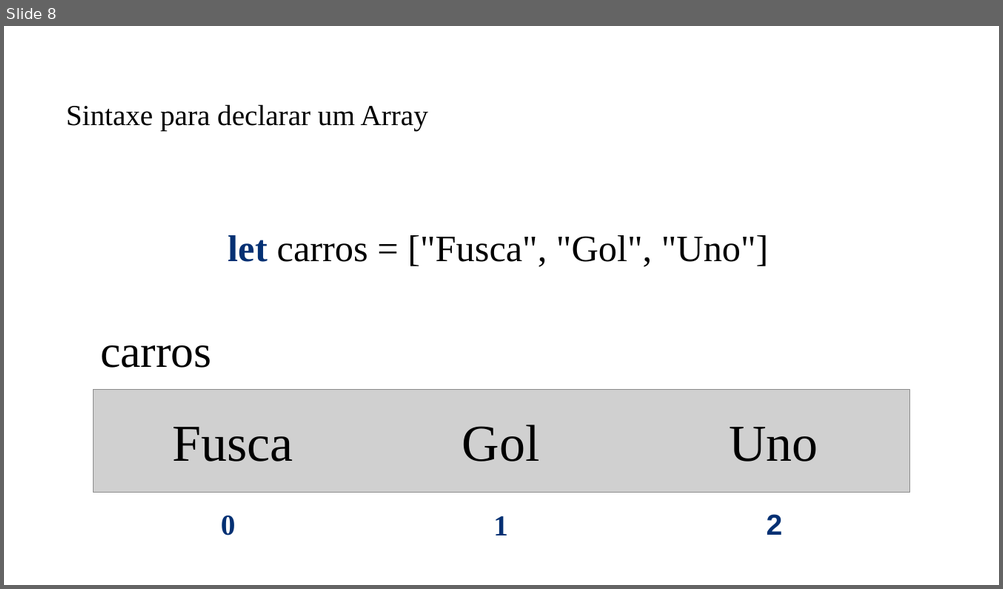
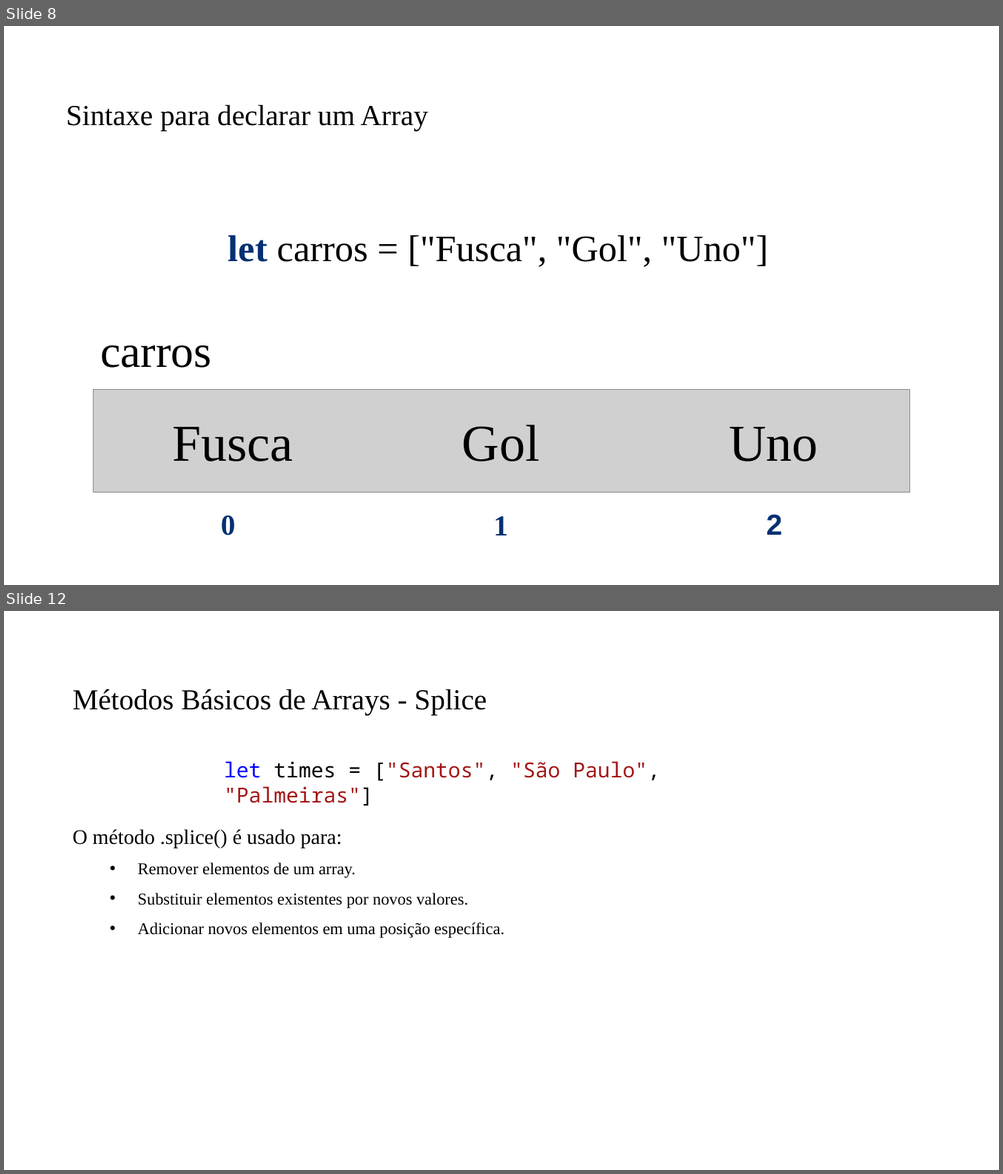
Before and after one commit to PedroMiho/UMC, a slide deck: Lógica e Programação/Módulo 02 - JavaScript/Aula 15 - Arrays e Objetos/Array e Objetos.pptx. Shown one above the other, each under a label of ours: slide 8 before the commit, slides 8 and 12 after it; the slides between them are not shown. The pictures are 1003x589 and 1003x1174 pixels, drawn with LibreOffice and Linux fonts; fonts in the diff are those of the drawing; grey boxes stand for pictures; background and template pictures are left out. Boxes give left, top, right and bottom in pixels: in the first picture for what was removed or moved away, otherwise in the second. Text is boxed around its words. In the diff, an @@ line names an element or a change of style, - is before the commit and + after.

```diff
--- a/Lógica e Programação/Módulo 02 - JavaScript/Aula 15 - Arrays e Objetos/Array e Objetos.pptx
+++ b/Lógica e Programação/Módulo 02 - JavaScript/Aula 15 - Arrays e Objetos/Array e Objetos.pptx
@@ slide 12 added at bbox=[4, 611, 999, 1170], background #FFFFFF @@
@@ title added at bbox=[73, 689, 486, 715], 28 pt, text #000000 @@
+Métodos Básicos de Arrays - Splice
@@ text added at bbox=[224, 761, 660, 806], 20 pt, text #A31515 @@
+let times = ["Santos", "São Paulo", "Palmeiras"]
@@ text added at bbox=[73, 829, 504, 938], 16 pt, text #000000 @@
+O método .splice() é usado para:
+  • Remover elementos de um array.
+  • Substituir elementos existentes por novos valores.
+  • Adicionar novos elementos em uma posição específica.
```
Also in this commit, not shown: 2 slides changed, 2 other slides added, 1 other file.
